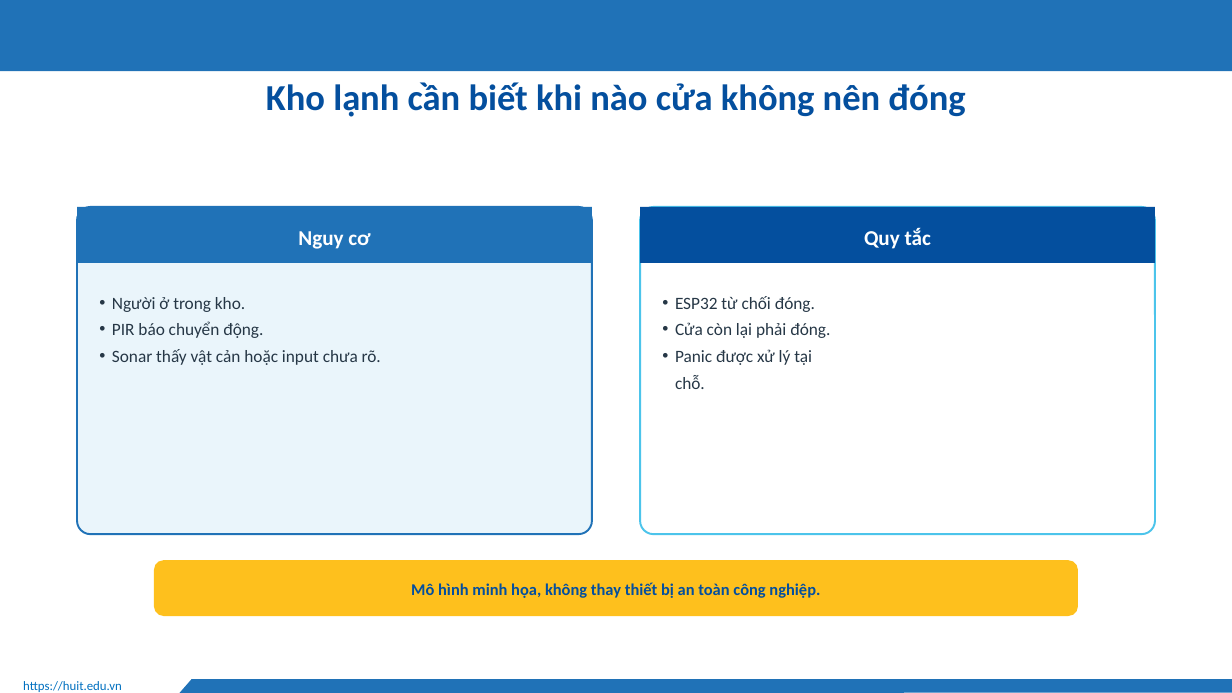
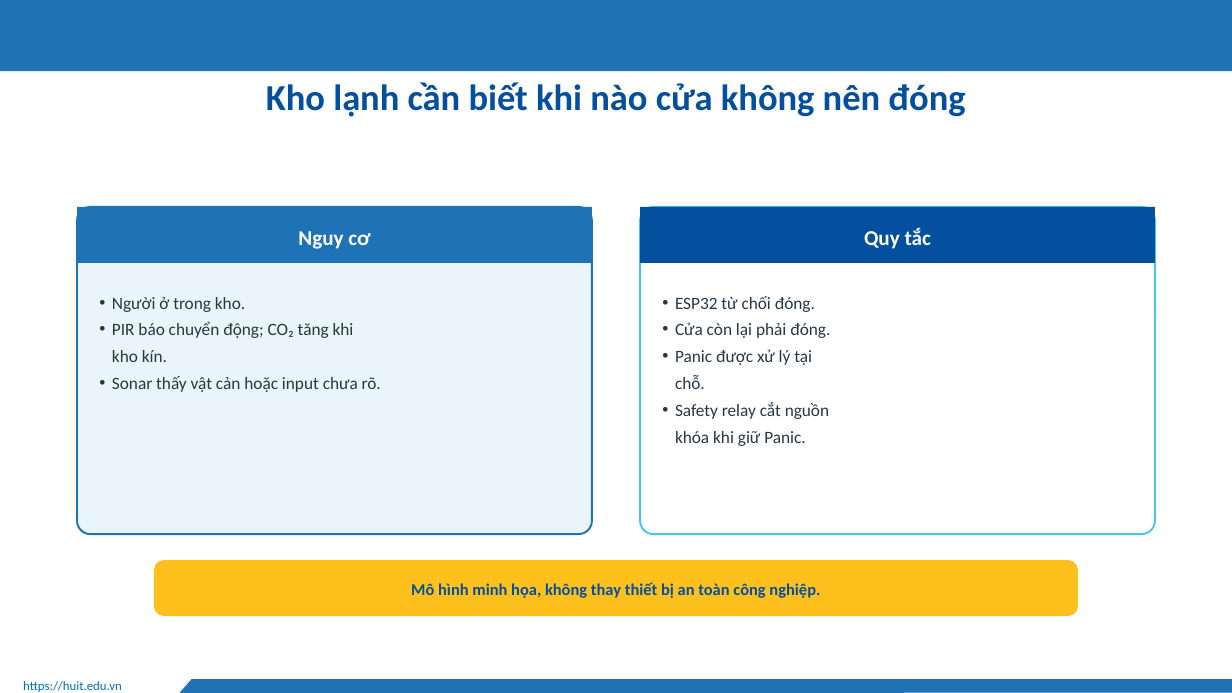
Before and after one commit to Huuloc123456/khoguard-iot, a slide deck: slide 4 of docs/slides/KhoGuard-thuyet-trinh.pptx. Drawn at 1232x693 pixels with LibreOffice and Linux fonts; fonts in the diff are those of the drawing; background and template pictures are left out. Boxes give left, top, right and bottom in pixels: in the first picture for what was removed or moved away, otherwise in the second. Text is boxed around its words. In the diff, an @@ line names an element or a change of style, - is before the commit and + after.

```diff
--- a/docs/slides/KhoGuard-thuyet-trinh.pptx
+++ b/docs/slides/KhoGuard-thuyet-trinh.pptx
@@ text at (x1=112, y1=322, x2=354, y2=362): text changed @@
-• PIR báo chuyển động.
+• PIR báo chuyển động; CO₂ tăng khi kho kín.
@@ text at (x1=675, y1=402, x2=829, y2=446): paragraph added @@
+• Safety relay cắt nguồn khóa khi giữ Panic.
```
Also in this commit, not shown: 17 other slides changed, 4 slides added, 7 other files.
